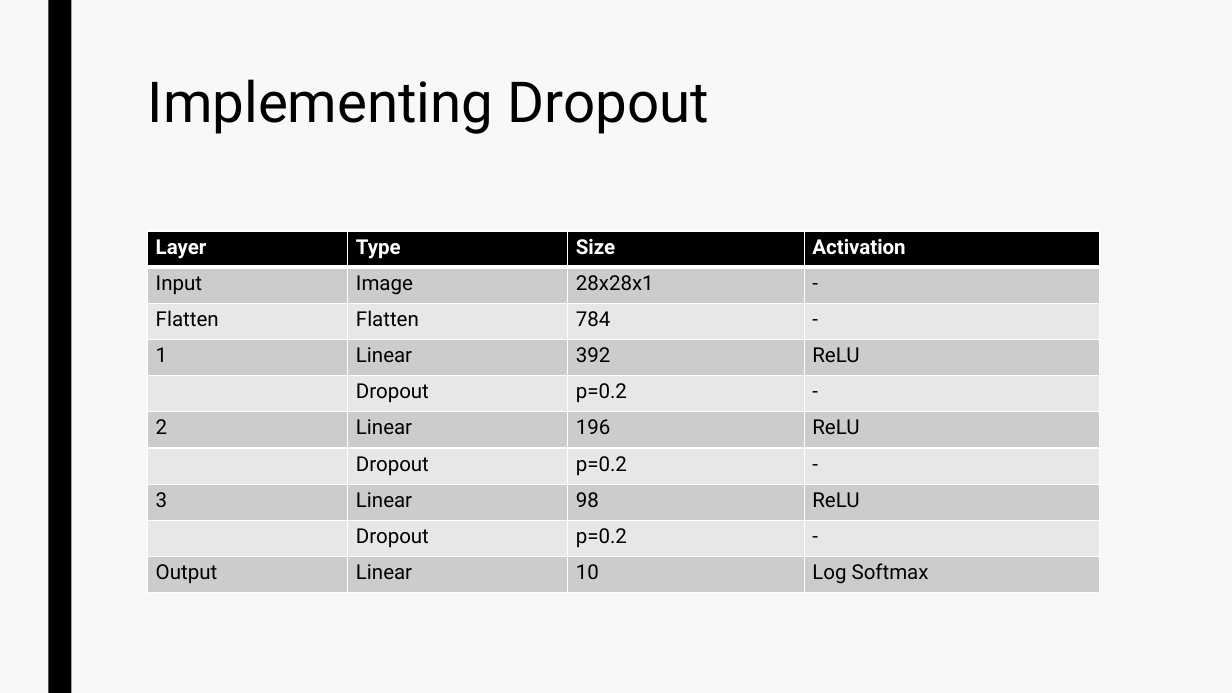
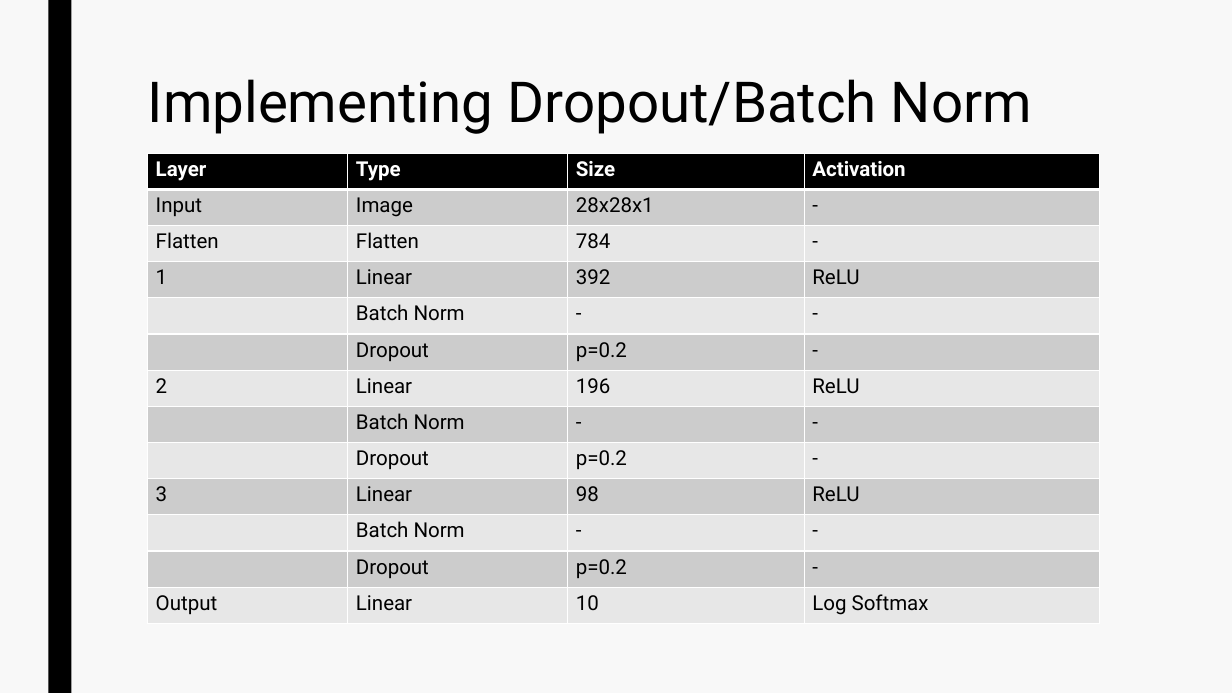
Before and after one commit to amjvl-git/csip-5103-coursework-2025-miloshkii, a slide deck: slide 6 of P2963116/P2963116_ppt.pptx (slide 4 before the commit). Drawn at 1232x693 pixels with LibreOffice and Linux fonts; fonts in the diff are those of the drawing. Boxes give left, top, right and bottom in pixels: in the first picture for what was removed or moved away, otherwise in the second. Text is boxed around its words. In the diff, an @@ line names an element or a change of style, - is before the commit and + after.

```diff
--- a/P2963116/P2963116_ppt.pptx
+++ b/P2963116/P2963116_ppt.pptx
@@ title at [148, 79, 1032, 134]: text changed @@
-Implementing Dropout
+Implementing Dropout/Batch Norm
@@ table at [148, 153, 1101, 624] @@
+row 5:  | Batch Norm | - | -
+row 8:  | Batch Norm | - | -
+row 11:  | Batch Norm | - | -
@@ table: place and size @@
-table at [148, 231, 1101, 593]
+table at [148, 153, 1101, 624]
```
Also in this commit, not shown: 1 other slide changed, 3 slides added.
